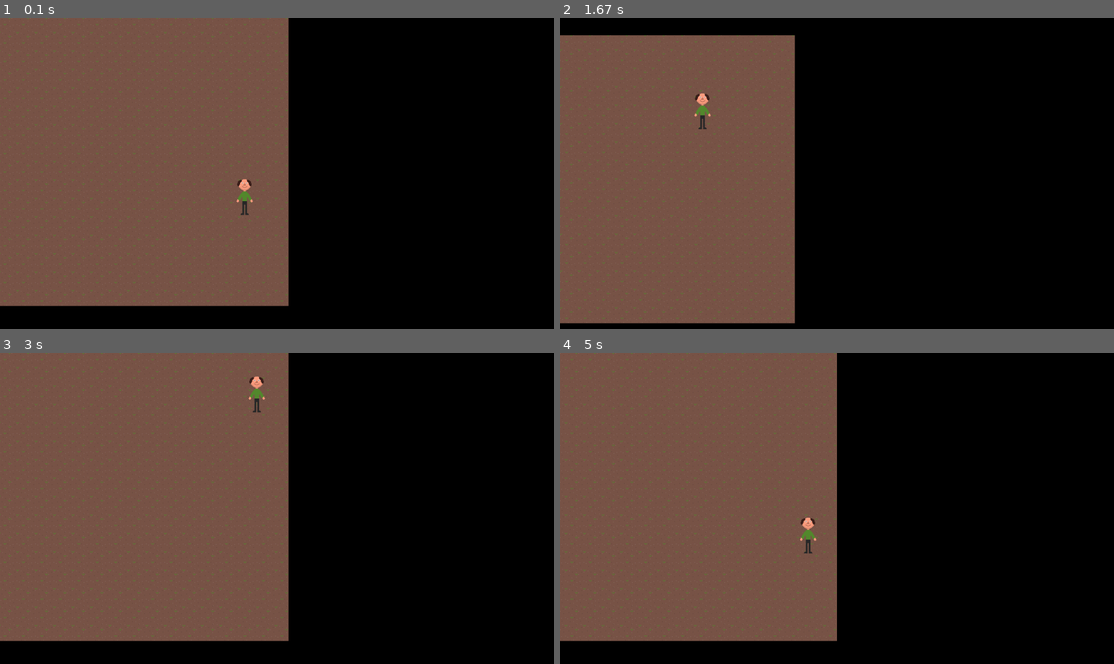
Above: before the commit, frames 1-4 (two rows, left to right).
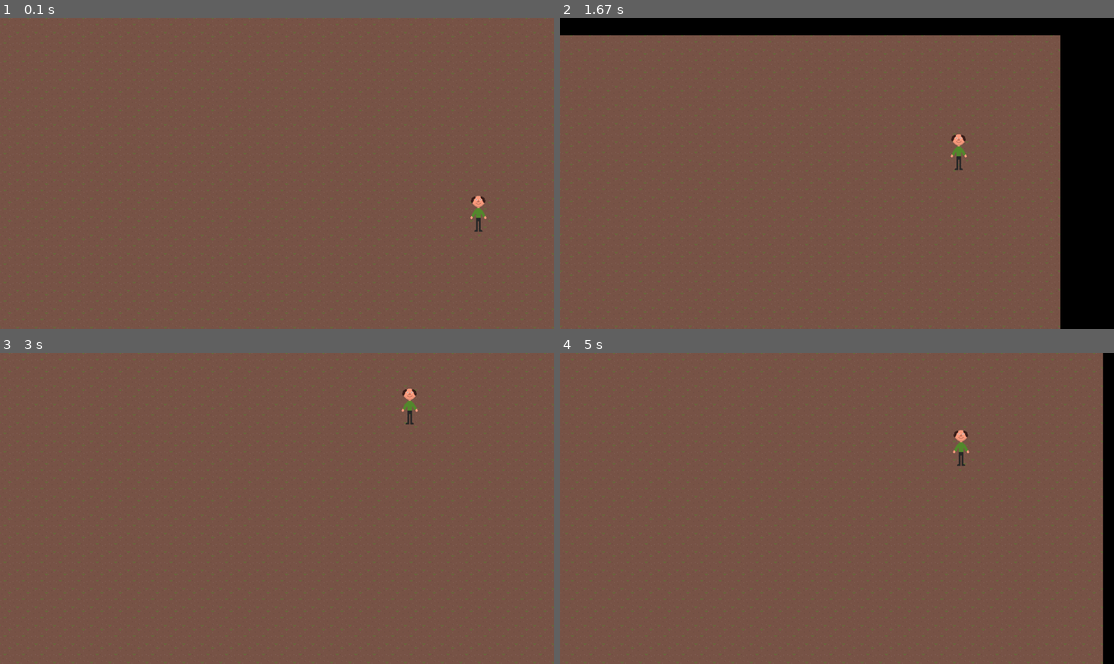
Above: after the commit, the same moments.

Repository: emwjacobson/Pygame
Game: pygame game, started from main.py
The game is run twice, just before and just after one commit, with the same random seed, the same clock (stepped at 60 frames per second) and the same inputs.
Inputs:
- Up to frame 1 (0.1 s): no input
- Up to frame 2 (1.67 s): hold D 0.33-0.8 s; hold W 0.83-1.13 s; hold D 1.17-1.63 s
- Up to frame 3 (3 s): hold A 1.67-2.2 s; hold S 2.23-2.53 s; hold A 2.57-2.97 s
- Up to frame 4 (5 s): hold W 3-3.37 s; hold D 3.4-4.03 s; hold S 4.07-4.43 s; hold A 4.47-4.93 s; hold D from 4.97 s (still down)

The runs differ from the first frame. In frame 1, 52% of the frame differs, in the area x 0-100%, y 0-100%; in frame 2, 46%; in frame 3, 52%; in frame 4, 52%, in the area x 0-98%, y 0-100%.

Commit message:
Moved world border checking to the Mob.

Diff:
--- a/entity/mob.py
+++ b/entity/mob.py
@@ -18,7 +18,7 @@
     def handle_events(self, events):
         pass
 
-    def update(self, micro):
+    def update(self, micro, map_):
         super().update(micro)
         self._angle += random.randint(-5, 5)
         dx = math.cos(math.radians(self._angle)) * self._speed
@@ -26,5 +26,14 @@
         self._x += dx * micro
         self._y += dy * micro
 
+        if self._x + self._entity_surface.get_width() >= map_._width:
+            self.set_angle(180 - self._angle)
+        elif self._x <= 0:
+            self.set_angle(180 - self._angle)
+        if self._y <= 0:
+            self.set_angle(360 - self._angle)
+        elif self._y + self._entity_surface.get_height() >= map_._height:
+            self.set_angle(360 - self._angle)
+
     def render(self, surface):
         surface.blit(self._entity_surface, (self._x, self._y))
--- a/main.py
+++ b/main.py
@@ -10,7 +10,7 @@
 
 clock = pygame.time.Clock()
 
-cur_map = dirtmap.DirtMap()
+cur_map = dirtmap.DirtMap(settings.WIDTH, settings.HEIGHT)
 
 while True:
     # This is here to make sure that movement is the same regardless of FPS
--- a/maps/dirtmap.py
+++ b/maps/dirtmap.py
@@ -7,9 +7,9 @@
 
 
 class DirtMap(BaseMap):
-    def __init__(self):
-        self._width = 500
-        self._height = 500
+    def __init__(self, width=500, height=500):
+        self._width = width
+        self._height = height
         self._x = 0
         self._y = 0
         self._dx = 0
@@ -30,7 +30,7 @@
     def populate_map(self):
         for i in range(1):
             self._entities.append(Mob(random.randint(50, self._width - 50), random.randint(80, self._height - 80),
-                                      random.randint(0, 360), random.randint(100, 200)))
+                                      random.randint(0, 360), 100))
 
     def handle_events(self, events):
         for e in events:
@@ -70,21 +70,10 @@
     def update(self, micro):
         self._x += self._dx * micro
         self._y += self._dy * micro
+
         e: BaseEntity
         for e in self._entities:
-            e.update(micro)
-            if e.get_x() + e.get_width() >= self._width:
-                e.set_angle(180 - e.get_angle())
-                e.update(micro)
-            if e.get_x() <= 0:
-                e.set_angle(180 - e.get_angle())
-                e.update(micro)
-            if e.get_y() <= 0:
-                e.set_angle(360 - e.get_angle())
-                e.update(micro)
-            if e.get_y() + e.get_height() >= self._height:
-                e.set_angle(360 - e.get_angle())
-                e.update(micro)
+            e.update(micro, self)
 
     def render(self, screen):
         # Render map background
--- a/settings.py
+++ b/settings.py
@@ -2,7 +2,7 @@
 WIDTH = 1920 // 2
 HEIGHT = 1080 // 2
 FULLSCREEN = False
-FPS = 144
+FPS = -1
 
 ASSET_DIR = "assets/"
 TEXTURE_DIR = ASSET_DIR + "textures/"
